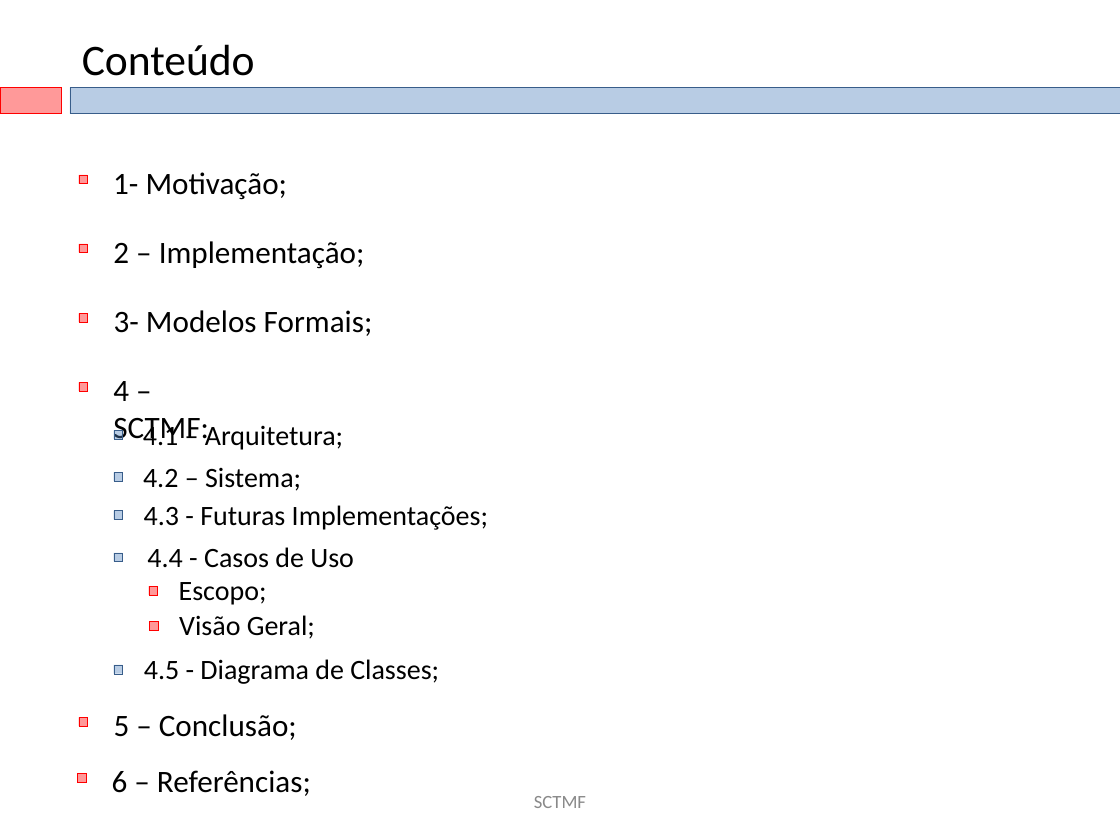
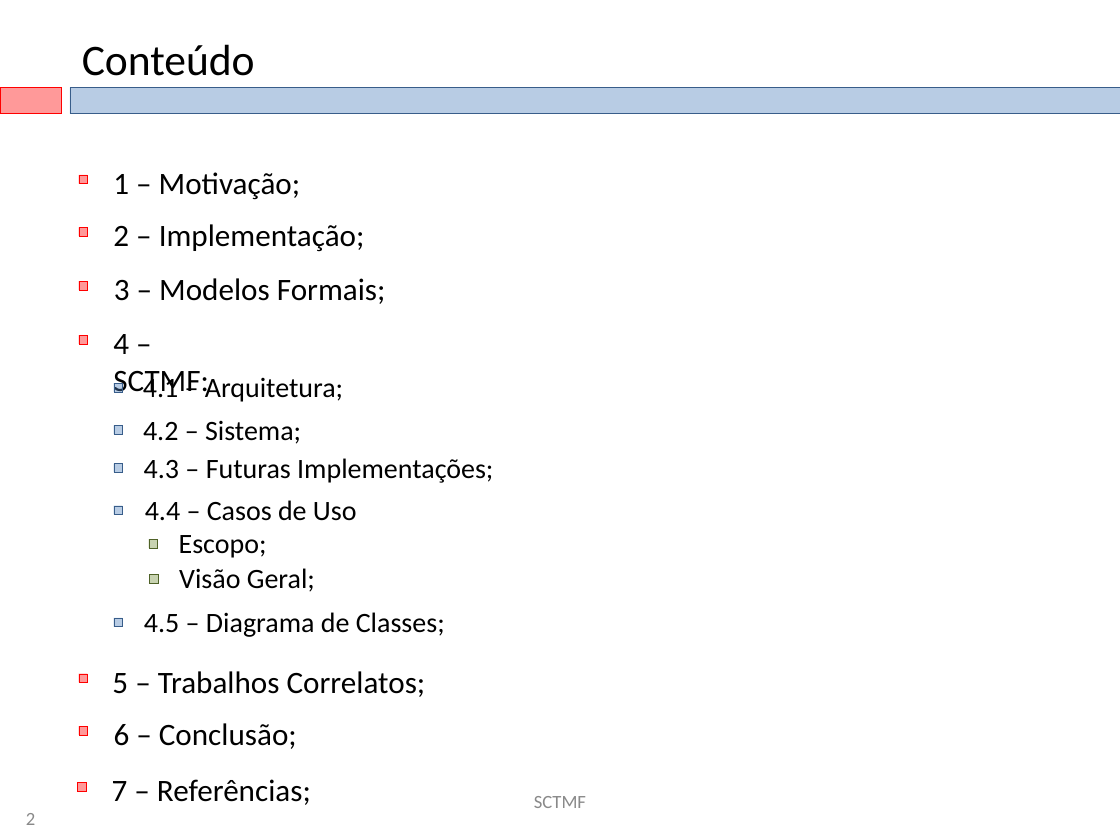
Before and after one commit to eduardoabreubg/sctmf, a slide deck: slide 2 of sctmf/documentation/SCTMF-Final_20071201.ppt. Drawn at 1120x840 pixels with LibreOffice and Linux fonts; fonts in the diff are those of the drawing; background and template pictures are left out. Boxes give left, top, right and bottom in pixels: in the first picture for what was removed or moved away, otherwise in the second. Text is boxed around its words. In the diff, an @@ line names an element or a change of style, - is before the commit and + after.

```diff
--- a/sctmf/documentation/SCTMF-Final_20071201.ppt
+++ b/sctmf/documentation/SCTMF-Final_20071201.ppt
@@ text at <box>113,172,301,200</box>: text changed @@
-1- Motivação;
+1 – Motivação;
@@ rectangle: place and size @@
-rectangle at <box>78,244,87,253</box>
+rectangle at <box>78,227,87,236</box>
@@ text "2 – Implementação;": place and size @@
-text "2 – Implementação;" at <box>113,241,365,269</box>
+text "2 – Implementação;" at <box>113,224,365,252</box>
@@ rectangle: place and size @@
-rectangle at <box>78,314,87,323</box>
+rectangle at <box>78,281,87,290</box>
@@ text at <box>114,278,386,304</box>: text changed @@
-3- Modelos Formais;
+3 – Modelos Formais;
@@ text at <box>144,458,493,483</box>: text changed @@
-4.3 - Futuras Implementações;
+4.3 – Futuras Implementações;
@@ text at <box>145,500,357,521</box>: text changed @@
-4.4 - Casos de Uso
+4.4 – Casos de Uso
@@ 8 rectangles, 5 texts: place and size @@
-8 rectangles, 5 texts at <box>78,381,343,674</box>
+8 rectangles, 5 texts at <box>78,334,343,627</box>
@@ rectangle at <box>149,539,158,548</box>: fill #FF0000 at 40% opacity to #77933C at 40% opacity; outline #FF0000 0.26 pt to #4F6228 0.26 pt @@
@@ rectangle at <box>149,575,158,584</box>: fill #FF0000 at 40% opacity to #77933C at 40% opacity; outline #FF0000 0.26 pt to #4F6228 0.26 pt @@
@@ text at <box>144,612,445,637</box>: text changed @@
-4.5 - Diagrama de Classes;
+4.5 – Diagrama de Classes;
@@ rectangle added at <box>78,674,87,683</box>, fill #FF0000 at 40% opacity, outline #FF0000 0.26 pt @@
@@ text added at <box>112,671,426,697</box>, 20 pt, text #000000 @@
+5 – Trabalhos Correlatos;
@@ rectangle: place and size @@
-rectangle at <box>78,718,87,727</box>
+rectangle at <box>78,726,87,735</box>
@@ text at <box>114,723,297,749</box>: text changed @@
-5 – Conclusão;
+6 – Conclusão;
@@ text at <box>112,779,311,805</box>: text changed @@
-6 – Referências;
+7 – Referências;
@@ rectangle: place and size @@
-rectangle at <box>77,774,86,783</box>
+rectangle at <box>77,782,86,791</box>
@@ text added at <box>26,813,35,825</box>, 12 pt, text #898989 @@
+2
```
Also in this commit, not shown: 18 other slides changed, 2 slides added.
